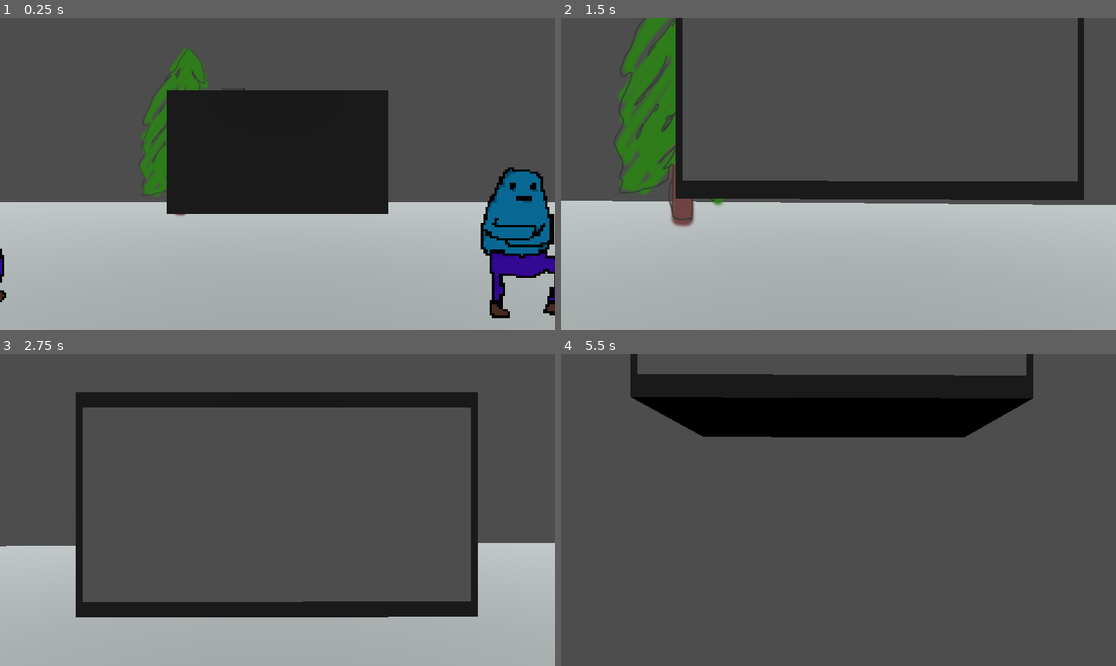
Above: before the commit, frames 1-4 (two rows, left to right).
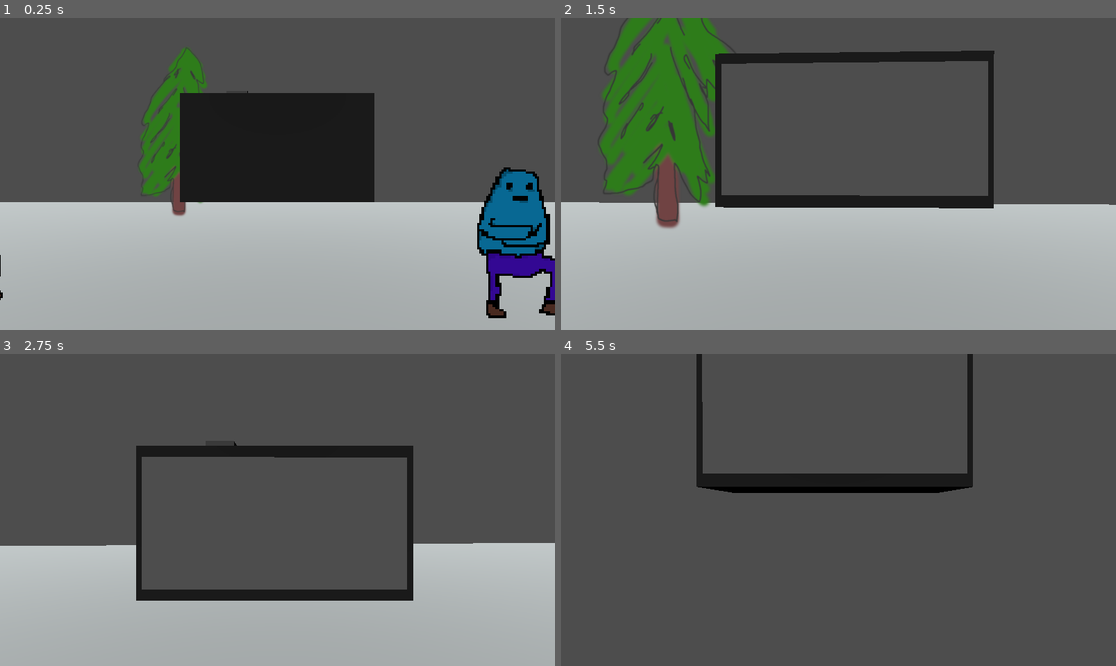
Above: after the commit, the same moments.

Repository: theowiik/xmas-game-jam-2025
Game: Godot game, scene res://scenes/main.tscn
Two runs of this game, one before a commit and one after it. Both use one fixed random seed, a clock stepped at 60 frames per second and the inputs below.
Inputs (mouse positions are in pixels of both pictures, inside the frame that each line leads up to):
- Up to frame 1 (0.25 s): no input
- Up to frame 2 (1.5 s): tap Enter at 0.5 s; move the mouse to (866, 174) at 0.52 s; hold W (WALK_FORWARD) from 0.53 s (still down); tap Space (JUMP) at 0.77 s; move the mouse to (810, 174) at 1.27 s
- Up to frame 3 (2.75 s): keep holding W (WALK_FORWARD); tap Space (JUMP) at 1.52 s; move the mouse to (288, 503) at 2.02 s
- Up to frame 4 (5.5 s): keep holding W (WALK_FORWARD); move the mouse to (832, 516) at 2.77 s; tap Space (JUMP) at 3.02, 3.77, 4.52 s; move the mouse to (877, 513) at 3.52 s; move the mouse to (794, 506) at 4.27 s; move the mouse to (844, 510) at 5.02 s

The runs differ from the first frame. In frame 1, 5.5% of the frame differs, in the area x 0-100%, y 9-97%; in frame 2, 15%; in frame 3, 17%, in the area x 0-87%, y 12-85%; in frame 4, 16%.

Commit message:
Camera bobbing

Diff:
--- a/scripts/player.gd
+++ b/scripts/player.gd
@@ -9,13 +9,18 @@
 var gravity: float = 9.82
 var speed: float = 5.0
 
-var rotation_smoothing: float = 8.0
-var camera_position_smoothing: float = 10.0
-var camera_rotation_smoothing: float = 10.0
+var rotation_smoothing: float = 5.0
+var camera_position_smoothing: float = 15.0
+var camera_rotation_smoothing: float = 15.0
 
 var target_rotation_y: float = 0.0
 var target_rotation_x: float = 0.0
 var current_rotation_x: float = 0.0
+
+var bob_time: float = 0.0
+var bob_speed: float = 12.0
+var bob_intensity: float = 0.08
+var bob_sway: float = 0.05
 
 
 func _ready() -> void:
@@ -25,6 +30,7 @@
 func _process(delta: float) -> void:
 	move(delta)
 	smooth_rotation(delta)
+	apply_camera_bob(delta)
 	smooth_camera(delta)
 
 
@@ -36,13 +42,29 @@
 		var mouse_delta: Vector2 = event.relative
 		target_rotation_y += deg_to_rad(-mouse_delta.x * 0.1)
 		target_rotation_x += deg_to_rad(-mouse_delta.y * 0.1)
-		target_rotation_x = clamp(target_rotation_x, deg_to_rad(-89), deg_to_rad(89))
+		target_rotation_x = clamp(target_rotation_x, deg_to_rad(-60), deg_to_rad(60))
 
 
 func smooth_rotation(delta: float) -> void:
 	rotation.y = lerp_angle(rotation.y, target_rotation_y, rotation_smoothing * delta)
 	current_rotation_x = lerp(current_rotation_x, target_rotation_x, rotation_smoothing * delta)
 	view_pivot.rotation.x = current_rotation_x
+
+
+func apply_camera_bob(delta: float) -> void:
+	var velocity_2d := Vector2(velocity.x, velocity.z)
+	var is_moving := velocity_2d.length() > 0.1 and is_on_floor()
+
+	if is_moving:
+		bob_time += delta * bob_speed
+	else:
+		bob_time = lerp(bob_time, 0.0, delta * 10.0)
+
+	var bob_offset_y := sin(bob_time) * bob_intensity
+	var bob_offset_x := cos(bob_time * 0.5) * bob_sway
+
+	view_pivot.position.y = bob_offset_y
+	view_pivot.position.x = bob_offset_x
 
 
 func smooth_camera(delta: float) -> void:
